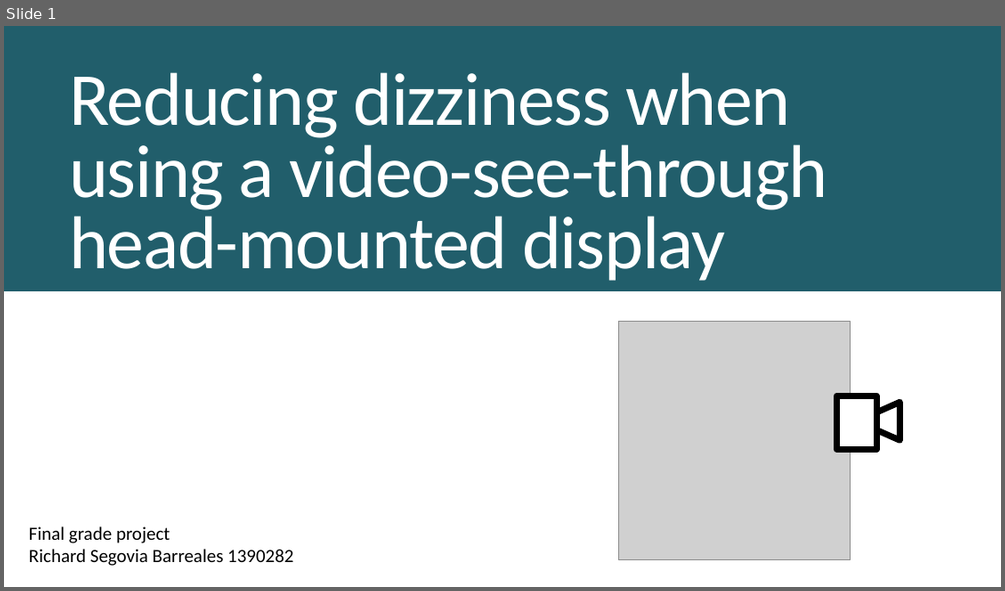
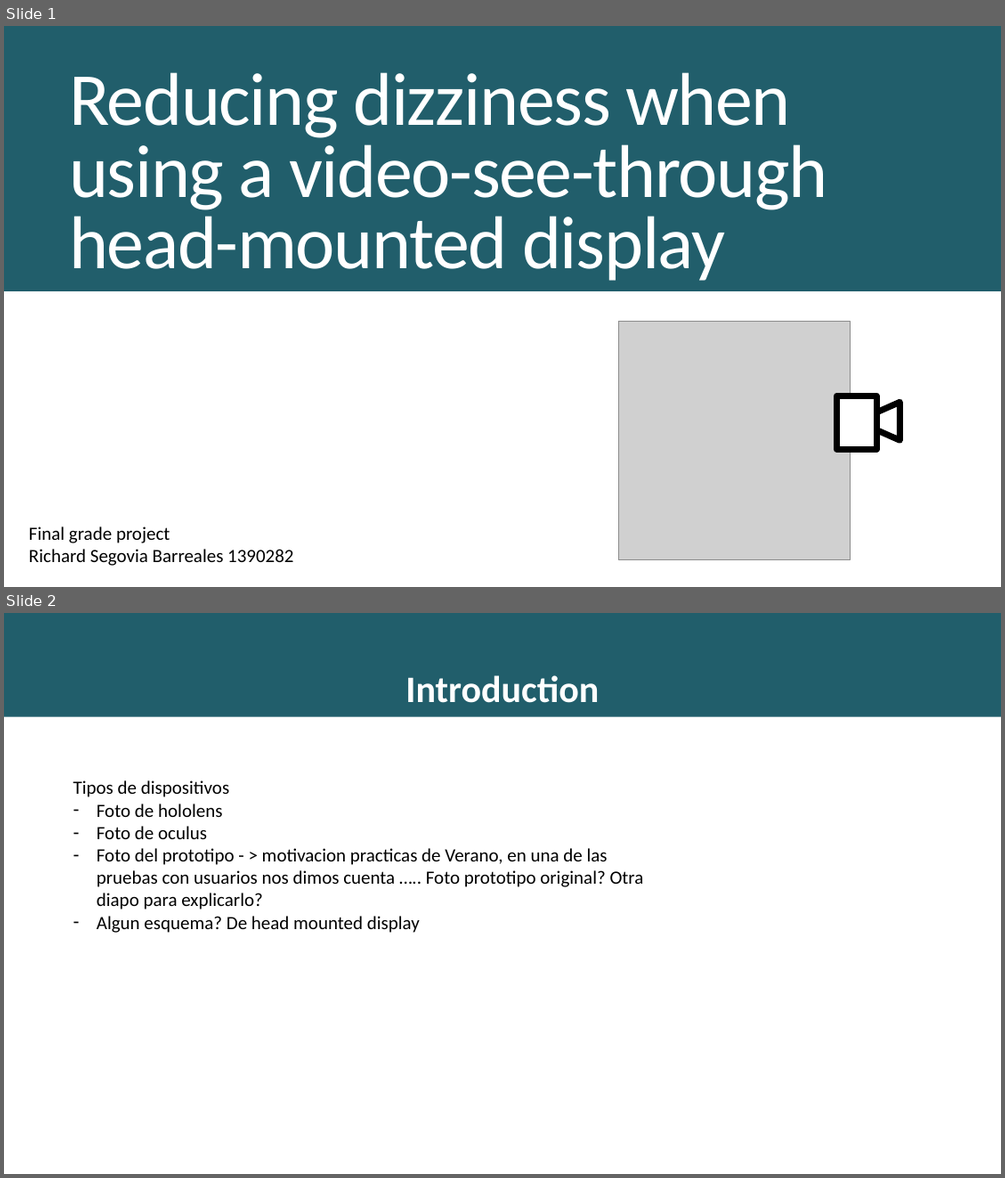
Before and after one commit to richardseba/TFG-Docs, a slide deck: Entregables/Presentacion.pptx. Shown one above the other, each under a label of ours: slide 1 before the commit, slides 1 and 2 after it. The pictures are 1005x591 and 1005x1178 pixels, drawn with LibreOffice and Linux fonts; fonts in the diff are those of the drawing; grey boxes stand for pictures. Boxes give left, top, right and bottom in pixels: in the first picture for what was removed or moved away, otherwise in the second. Text is boxed around its words. In the diff, an @@ line names an element or a change of style, - is before the commit and + after.

```diff
--- a/Entregables/Presentacion.pptx
+++ b/Entregables/Presentacion.pptx
@@ slide 2 added at box(4, 613, 1001, 1174), background #215E6B @@
@@ subtitle added at box(405, 675, 599, 703), 36 pt, text #FFFFFF, bold @@
+Introduction
@@ rectangle added at box(4, 717, 1001, 1174), fill #FFFFFF @@
@@ text added at box(73, 780, 644, 933), 18 pt, text #000000 @@
+Tipos de dispositivos
+– Foto de hololens
+– Foto de oculus
+– Foto del prototipo - > motivacion practicas de Verano, en una de las pruebas con usuarios nos dimos cuenta ….. Foto prototipo original? Otra diapo para explicarlo?
+– Algun esquema? De head mounted display
```
Also in this commit, not shown: 8 slides changed, 11 other slides added, 3 slides removed, 9 other files.
